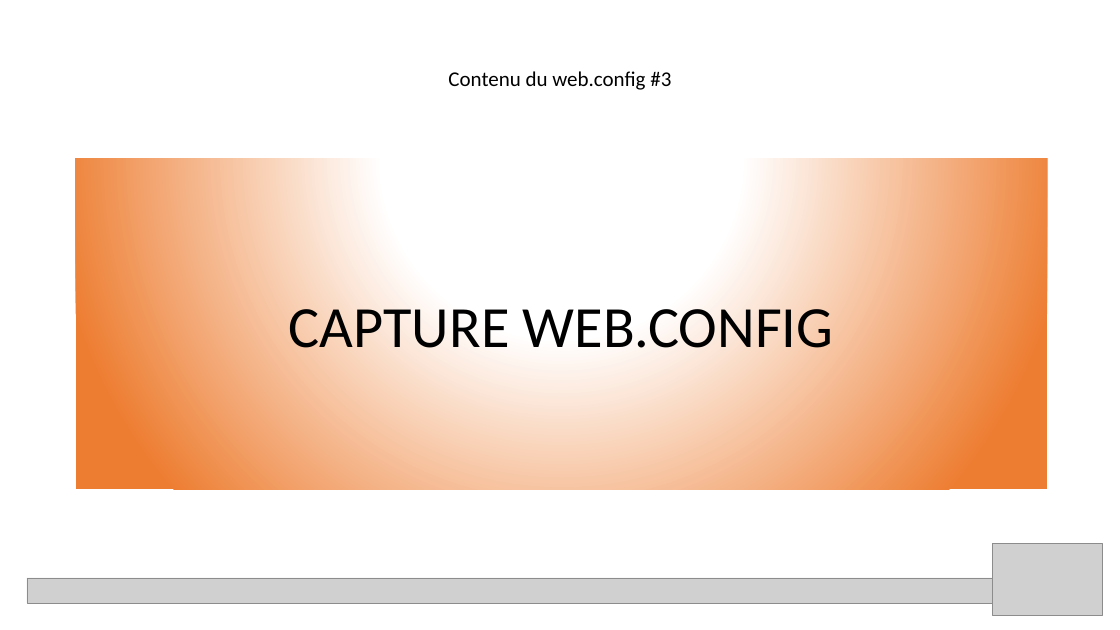
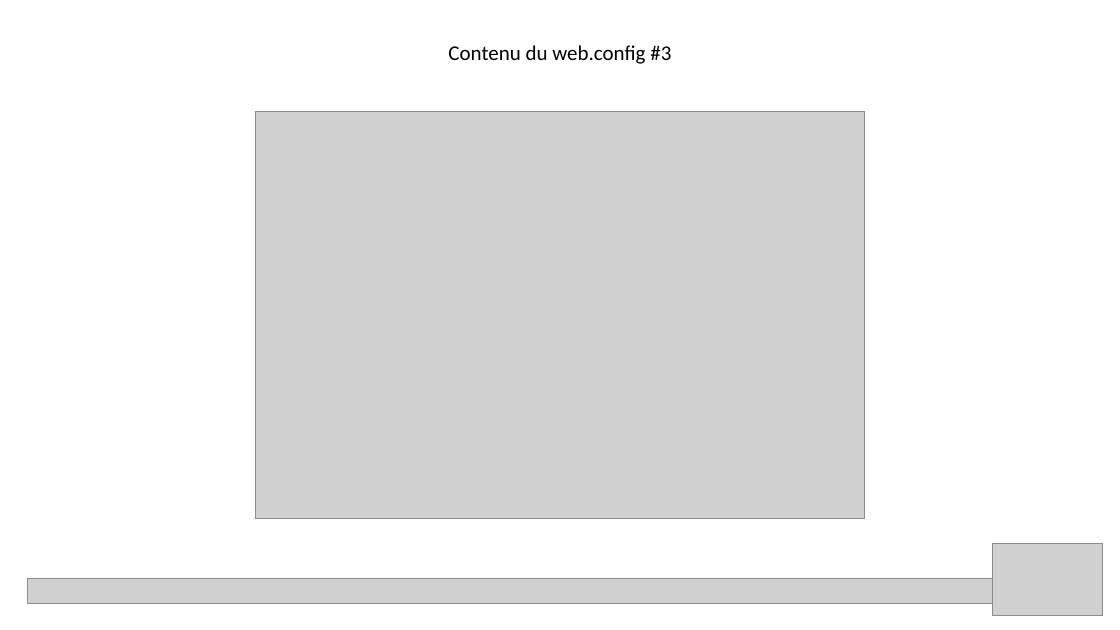
Before and after one commit to acaillol/SpeakUp-ApiShadowing, a slide deck: slide 14 of Speak'up API shadowing.pptx. Drawn at 1120x630 pixels with LibreOffice and Linux fonts; fonts in the diff are those of the drawing; grey boxes stand for pictures. Boxes give left, top, right and bottom in pixels: in the first picture for what was removed or moved away, otherwise in the second. Text is boxed around its words. In the diff, an @@ line names an element or a change of style, - is before the commit and + after.

Commit message:
Ajout des dernières captures d'écran/r/nCorrections orthographiques/r/n

```diff
--- a/Speak'up API shadowing.pptx
+++ b/Speak'up API shadowing.pptx
@@ text "Contenu du web.config #3" moved from (x1=448, y1=71, x2=671, y2=90) to (x1=448, y1=45, x2=671, y2=64) @@
@@ picture added at (x1=255, y1=111, x2=865, y2=519) @@
@@ rectangle removed at (x1=76, y1=159, x2=1047, y2=490) @@
-CAPTURE WEB.CONFIG
```
Also in this commit, not shown: 3 other slides changed, 1 slide added, 6 other files.
